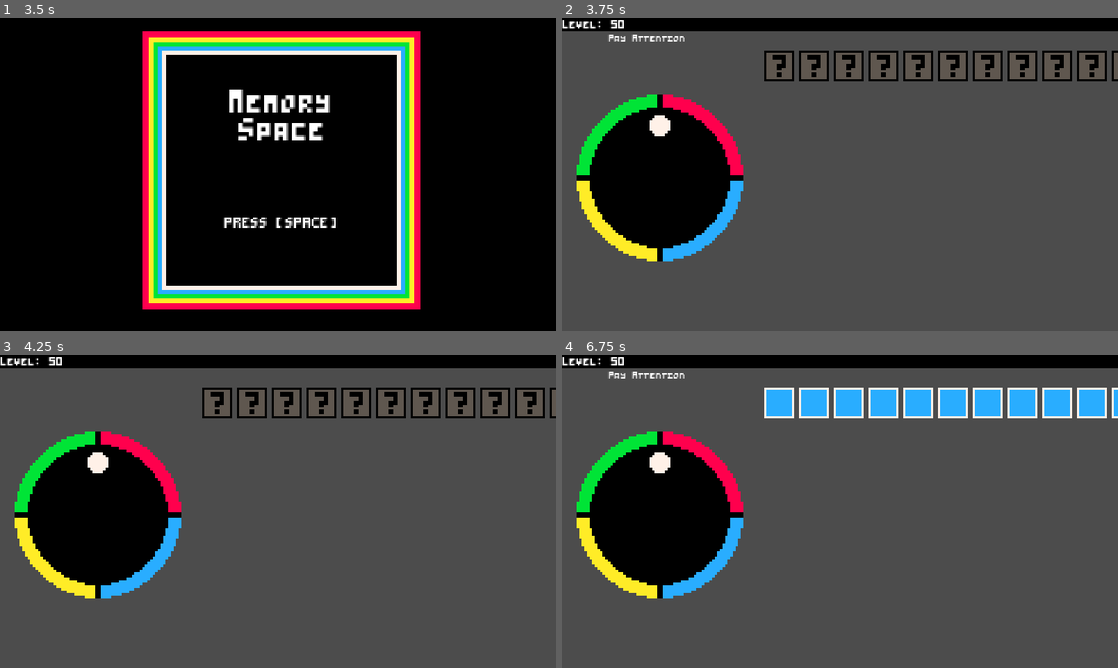
Above: before the commit, frames 1-4 (two rows, left to right).
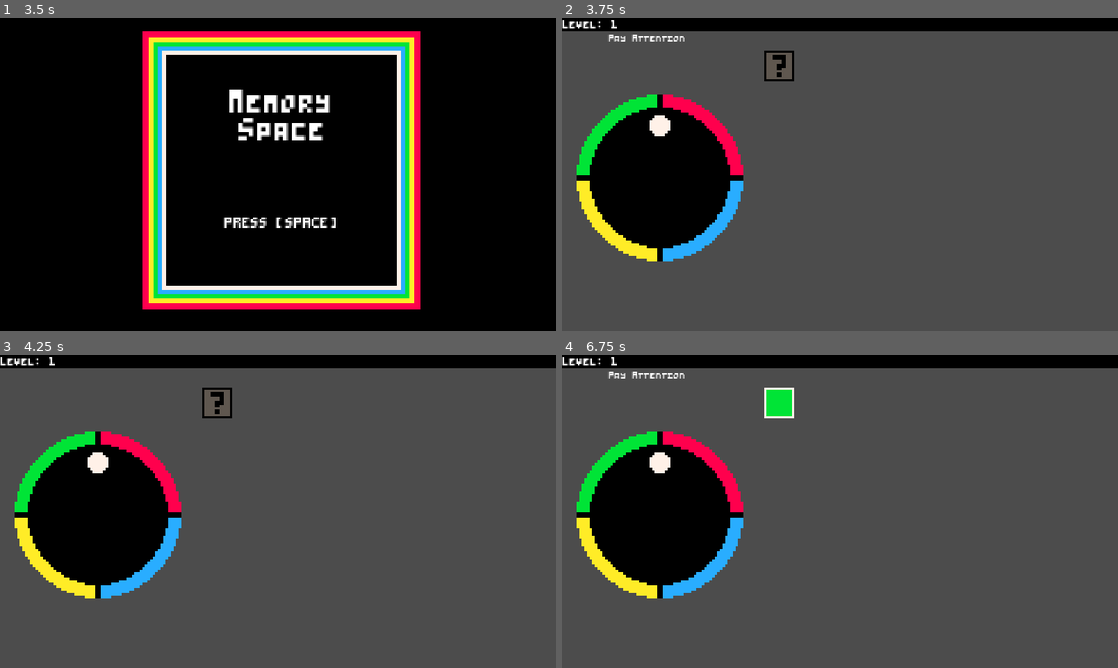
Above: after the commit, the same moments.

Repository: sugarvoid/memory-space
Game: Godot game, scene res://scene/SplashScreen.tscn
Two runs of this game, one before a commit and one after it. Both use one fixed random seed, a clock stepped at 60 frames per second and the inputs below.
Inputs:
- Up to frame 1 (3.5 s): tap Enter (ui_accept) at 0.5, 0.77, 1.52, 2, 2.75, 3.02 s; hold Space (space) 0.53-1.28 s; tap Space (space) at 1.35, 2.85 s; hold Space (space) 2.03-2.78 s
- Up to frame 2 (3.75 s): tap Space (space) at 3.5 s; hold Space (space) from 3.53 s (still down)
- Up to frame 3 (4.25 s): keep holding Space (space); tap Enter (ui_accept) at 3.77 s
- Up to frame 4 (6.75 s): release Space (space) at 4.28 s; tap Space (space) at 4.35, 5.85 s; tap Enter (ui_accept) at 4.52, 5, 6.02 s; hold Space (space) 5.03-5.78 s; hold Space (space) from 6.53 s (still down)

Frame 1 is identical in both runs. In frame 2, 2.1% of the frame differs, in the area x 8-100%, y 0-21%; in frame 3, 2.1%; in frame 4, 5.3%.

Commit message:
Got squares to be added based on level number

Diff:
--- a/Game.gd
+++ b/Game.gd
@@ -29,37 +29,27 @@
 const row_one_y = 55
 const row_two_y = 95
 
-var buttface: Array
-
-var square_pos: Array = [
-	Vector2(250, 55),
-	Vector2(290, 55),
-	Vector2(330, 55),
-	Vector2(370, 55),
-	Vector2(410, 55),
-	Vector2(450, 55),
-	Vector2(490, 55),
-	Vector2(530, 55),
-	Vector2(570, 55),
-	Vector2(610, 55),
-	Vector2(650, 55),
-	#
-	#
-	#
-]
+
+var square_pos: Array
 
 
 func _ready():
-	current_level = 50
+	current_level = 1
 
 	_fill_in_postions()
 
 	rng = RandomNumberGenerator.new()
 
+	_add_squares()
+
+
+func _add_squares():
+
+	for c in square_container.get_children():
+		c.queue_free()
+
 	for l in current_level:
-		print(l)
-		_spawnSquare(buttface[l])
-
+		_spawnSquare(square_pos[l])
 
 func _process(_delta):
 
@@ -91,22 +81,36 @@
 ## Might add a fucntion to make positions in code
 func _fill_in_postions() -> void:
 	var y_value = starting_position.y
+	var x_value = starting_position.x
+
 	for l in 100:
-		var tempPos: Vector2 = Vector2(starting_position.x + (40 * l), starting_position.y)
+
 		if l == 10:
-			y_value = y_value + 40
+			y_value = y_value + 70
+			x_value = starting_position.x
 		if l == 20:
-			y_value = y_value + 40
+			y_value = y_value + 70
+			x_value = starting_position.x
+			#x_value = x_value + 40
 		if l == 30:
-			y_value = y_value + 40
+			y_value = y_value + 70
+			x_value = starting_position.x
+			#x_value = x_value + 40
 		if l == 40:
-			y_value = y_value + 40
+			y_value = y_value + 70
+			x_value = starting_position.x
+			#x_value = x_value + 40
 		if l == 50:
-			y_value = y_value + 40
-
-		self.buttface.append(tempPos)
-
-	print(self.buttface)
+			y_value = y_value + 70
+			x_value = starting_position.x
+			#x_value = x_value + 40
+
+		x_value += 40
+		var tempPos: Vector2 = Vector2(x_value, y_value)
+
+		self.square_pos.append(tempPos)
+
+
 
 
 func _spawnSquare(pos: Vector2) -> void:
@@ -142,9 +146,12 @@
 
 
 func _check_results() -> void:
-	for n in 5:
+	for n in self.current_level:
 		square_container.get_child(n).set_result_sprite(player_seleted_pattern[n] == desired_pattern[n])
 		square_container.get_child(n).show_result()
+
+	print(desired_pattern)
+	print(player_seleted_pattern)
 
 
 func _show_desired_pattern() -> void:
@@ -160,9 +167,9 @@
 
 
 func _setup_sprites(pattern: Array) -> void:
-	$SquareContainer.get_child(0)
-	$SquareContainer.get_child(1)
-	$SquareContainer.get_child(2)
+	for c in $SquareContainer.get_children():
+		c.color = desired_pattern[c.get_index()]
+
 
 
 func _input(event) -> void:
@@ -182,8 +189,10 @@
 
 func _start_new_level() -> void:
 	is_round_over = false
+
 	player_current_guess = 0
 	_generate_new_pattern()
+	_add_squares()
 	state = GAME_STATE.BEFORE_ROUND
 
 
--- a/Game.tscn
+++ b/Game.tscn
@@ -71,7 +71,7 @@
 [node name="SquareContainer" type="Node2D" parent="."]
 
 [node name="StartingPos" type="Position2D" parent="."]
-position = Vector2( 250, 55 )
+position = Vector2( 210, 55 )
 
 [node name="Sprite" type="Sprite" parent="."]
 visible = false
